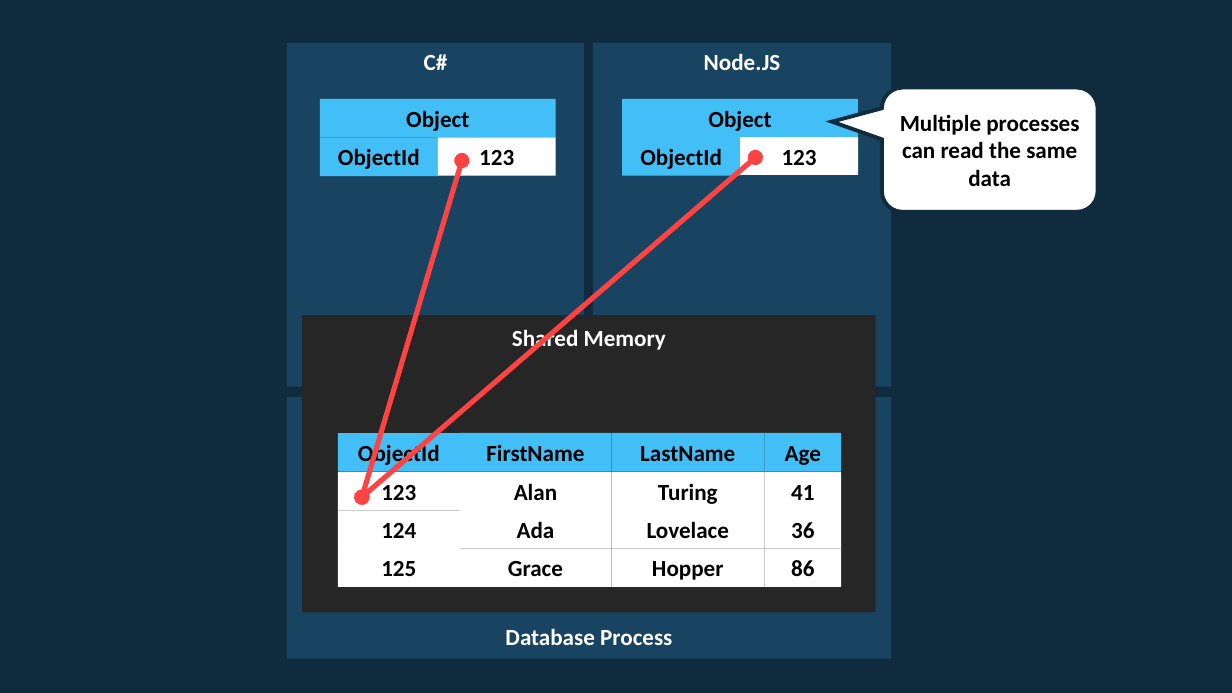
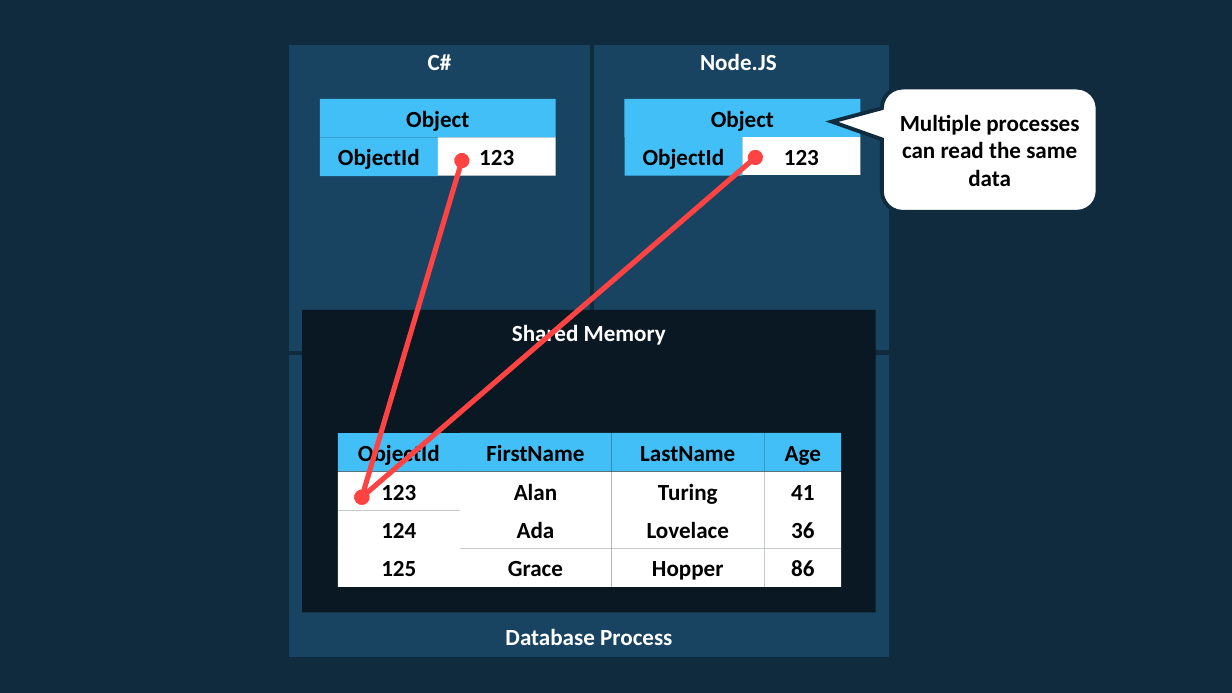
Before and after one commit to rogeralsing/Presentations, a slide deck: slide 15 of Starcounter/usa.pptx (slide 12 before the commit). Drawn at 1232x693 pixels with LibreOffice and Linux fonts; fonts in the diff are those of the drawing. Boxes give left, top, right and bottom in pixels: in the first picture for what was removed or moved away, otherwise in the second. Text is boxed around its words. In the diff, an @@ line names an element or a change of style, - is before the commit and + after.

```diff
--- a/Starcounter/usa.pptx
+++ b/Starcounter/usa.pptx
@@ rectangle "C#": place and size @@
-rectangle "C#" at bbox=[287, 43, 584, 386]
+rectangle "C#" at bbox=[287, 43, 592, 352]
@@ rectangle "Node.JS": place and size @@
-rectangle "Node.JS" at bbox=[593, 43, 892, 386]
+rectangle "Node.JS" at bbox=[586, 43, 891, 352]
@@ rectangle "Shared Memory": place and size @@
-rectangle "Shared Memory" at bbox=[302, 315, 876, 613]
+rectangle "Shared Memory" at bbox=[302, 310, 876, 612]
@@ rectangle "Shared Memory" at bbox=[302, 310, 876, 612]: fill #262626 to #091823 @@
@@ outline none to #102B3E 3 pt in 3 elements at bbox=[586, 43, 891, 352], bbox=[287, 43, 592, 352], bbox=[287, 353, 891, 659] @@
@@ rectangle "Database Process": place and size @@
-rectangle "Database Process" at bbox=[287, 397, 891, 659]
+rectangle "Database Process" at bbox=[287, 353, 891, 659]
```
Also in this commit, not shown: 10 other slides changed, 7 slides added, 1 slide removed.
